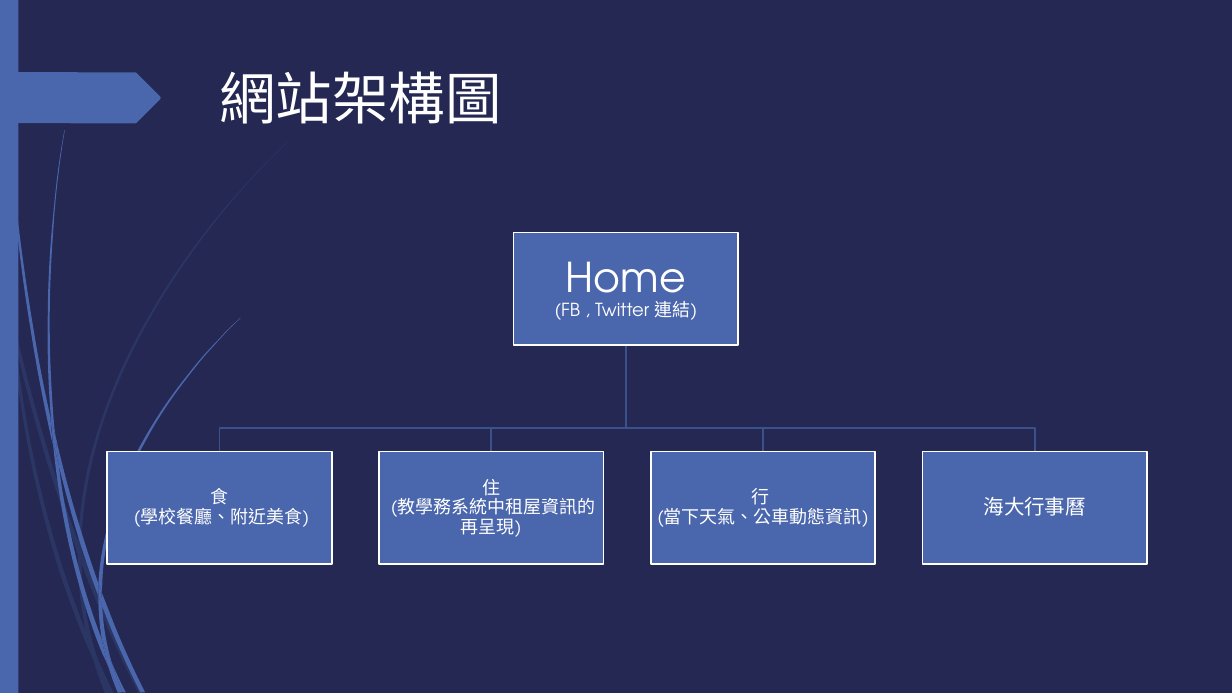
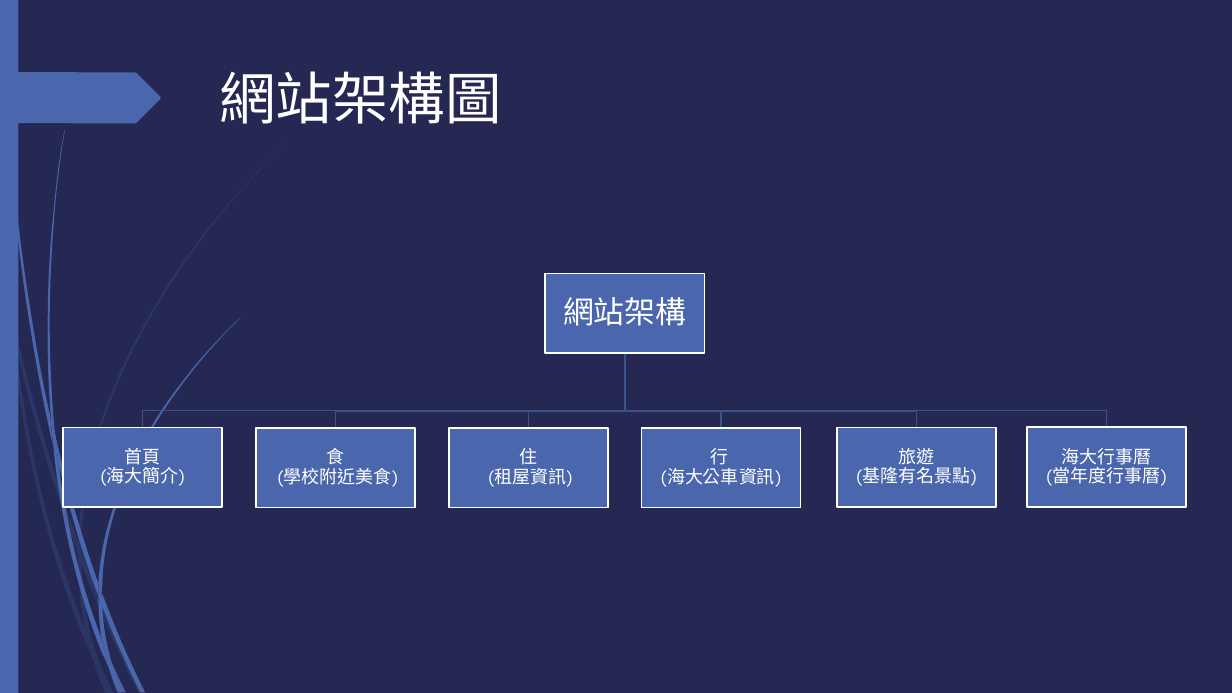
Before and after one commit to aaron850426/aaron850426.github.io, a slide deck: slide 3 of document.pptx. Drawn at 1232x693 pixels with LibreOffice and Linux fonts; fonts in the diff are those of the drawing. Boxes give left, top, right and bottom in pixels: in the first picture for what was removed or moved away, otherwise in the second. Text is boxed around its words. In the diff, an @@ line names an element or a change of style, - is before the commit and + after.

```diff
--- a/document.pptx
+++ b/document.pptx
@@ text removed at [555,261,697,320] @@
-Home
-(FB , Twitter 連結)
@@ rectangle: place and size @@
-rectangle at [514,233,738,346]
+rectangle at [545,274,704,353]
@@ freeform shape: place and size @@
-freeform shape at [220,345,627,451]
+freeform shape at [142,353,625,427]
@@ freeform shape: place and size @@
-freeform shape at [492,345,627,451]
+freeform shape at [529,353,625,428]
@@ freeform shape: place and size @@
-freeform shape at [626,345,1035,451]
+freeform shape at [625,353,1106,427]
@@ freeform shape: place and size @@
-freeform shape at [626,345,762,451]
+freeform shape at [625,353,721,428]
@@ rectangle: place and size @@
-rectangle at [107,452,332,565]
+rectangle at [63,428,222,507]
@@ text at [277,448,398,487]: text changed @@
-食
-(學校餐廳、附近美食)
+食
+(學校附近美食)
@@ rectangle: place and size @@
-rectangle at [379,452,604,565]
+rectangle at [449,428,608,507]
@@ text at [488,448,573,487]: text changed @@
-住
-(教學務系統中租屋資訊的再呈現)
+住
+(租屋資訊)
@@ rectangle: place and size @@
-rectangle at [651,452,875,565]
+rectangle at [641,428,800,507]
@@ text at [660,448,781,487]: text changed @@
-行
-(當下天氣、公車動態資訊)
+行
+(海大公車資訊)
@@ group added at [100,297,996,507]: 3 texts, 2 freeform shapes, 2 rectangles @@
+網站架構
+首頁
+(海大簡介)
+旅遊
+(基隆有名景點)
@@ rectangle: place and size @@
-rectangle at [922,452,1147,565]
+rectangle at [1027,427,1186,506]
@@ text at [1046,448,1167,486]: text changed; size 16 to 14 pt @@
-海大行事曆
+海大行事曆
+(當年度行事曆)
```
Also in this commit, not shown: 5 other slides changed, 7 slides added, 16 other files.
